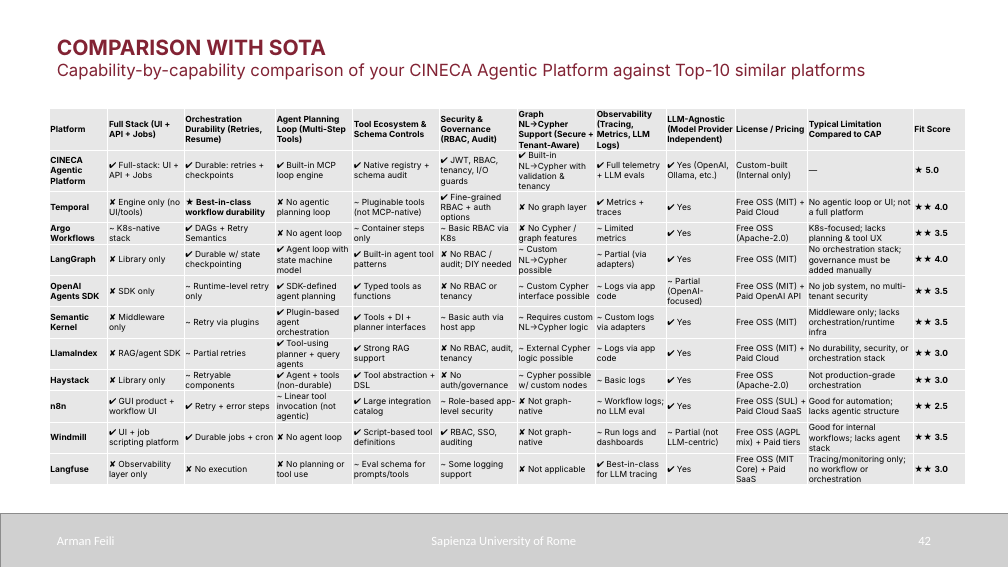
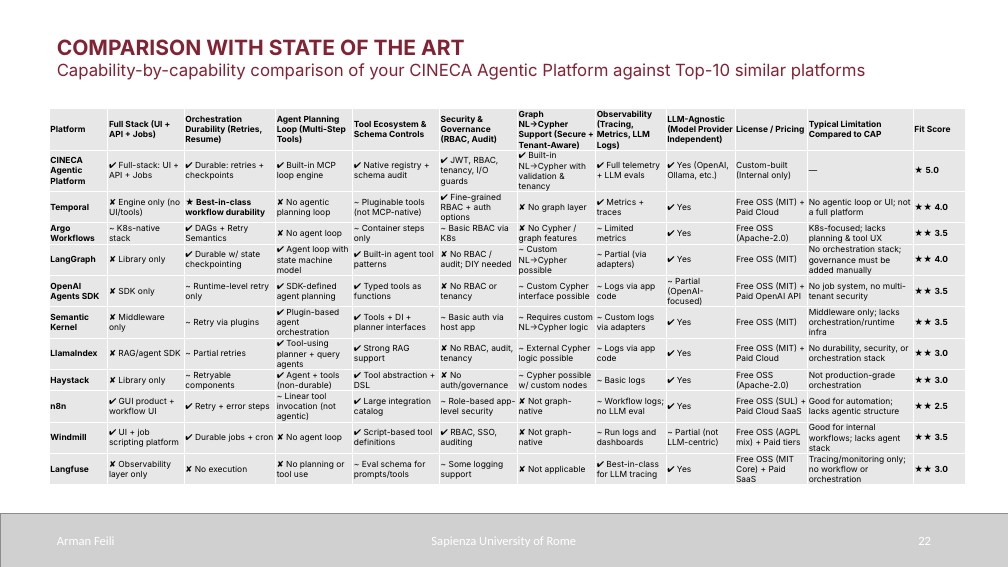
Before and after one commit to armanfeili/sapienza-msc-thesis-cineca-agentic-platform, a slide deck: slide 22 of thesis/sapthesis/Presentation/Presentation.pptx (slide 42 before the commit). Drawn at 1008x567 pixels with LibreOffice and Linux fonts; fonts in the diff are those of the drawing; grey boxes stand for pictures. Boxes give left, top, right and bottom in pixels: in the first picture for what was removed or moved away, otherwise in the second. Text is boxed around its words. In the diff, an @@ line names an element or a change of style, - is before the commit and + after.

```diff
--- a/thesis/sapthesis/Presentation/Presentation.pptx
+++ b/thesis/sapthesis/Presentation/Presentation.pptx
@@ text at [57, 39, 465, 55]: text changed @@
-COMPARISON WITH SOTA
+COMPARISON WITH STATE OF THE ART
@@ page number at [918, 537, 931, 545]: text changed @@
-42
+22
```
Also in this commit, not shown: 12 other slides changed, 11 slides added, 30 slides removed, 16 other files.
